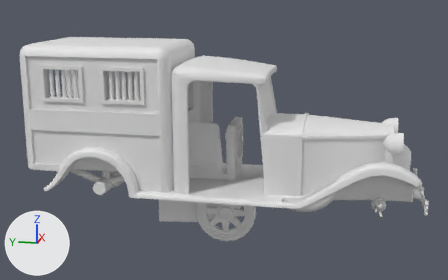
Two versions of the FBX model Assets/3Dmodels/3Dmodels_Vehicles/3Dmodels_Vehicles_Cars/3Dmodel_Vehicle_Car_Police/3Dmodel_Vehicle_Car_Police.fbx, one commit apart.
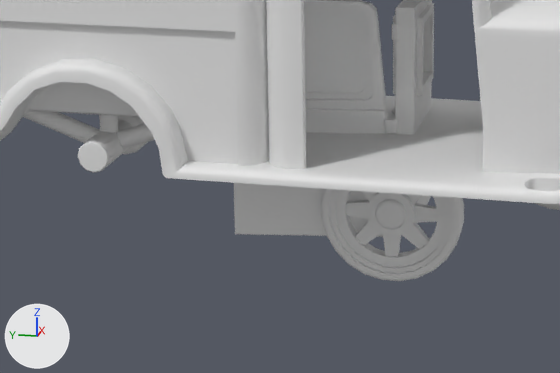
Old and new are each drawn whole from a camera (50 mm lens) standing at (-8.72, -1.7, 3.27) and looking at (0.01, 0.04, 1.09) and again close up on the part from 13% to 66% of the width and 44% to 100% of the height. Arrows for +X, +Y and +Z are at lower left; the lights stay in place. The first two pictures are the older version. Where no turn or scale is listed for an object, it has been applied to the vertices.

The first close-up shows 'Vehicle_Car_Police_Base', 'Vehicle_Car_Police_CageDoor', 'Vehicle_Car_Police_Door', 'Vehicle_Car_Police_Wheel'.
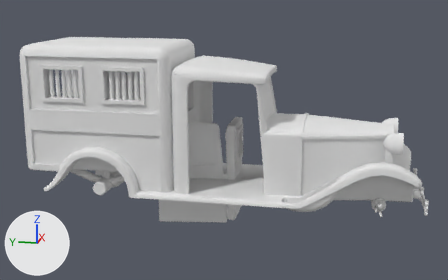
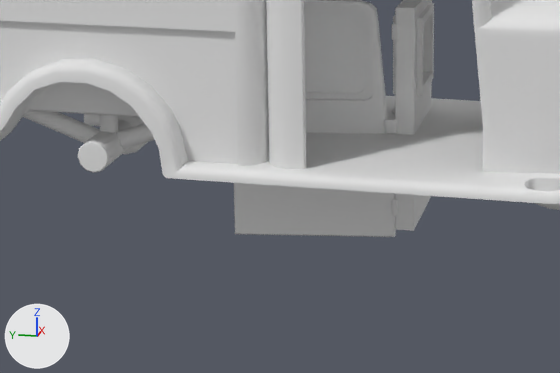
The change, as JSON lines over the scene's bpy script:
```json
{"op": "remove", "block": "ob_vehicle_car_police_wheel", "code": ["ob_vehicle_car_police_wheel = bpy.data.objects.new('Vehicle_Car_Police_Wheel', me_vehicle_car_police_wheel)", "ob_vehicle_car_police_wheel.location = (0.0, 0.0, 0.0)"]}
```

Changed parts and their boxes (x1, y1, x2, y2) in the close-ups (560 x 373 px):
```json
{"object": "Vehicle_Car_Police_Wheel", "change": "deleted", "before": [321, 189, 464, 281]}
```
